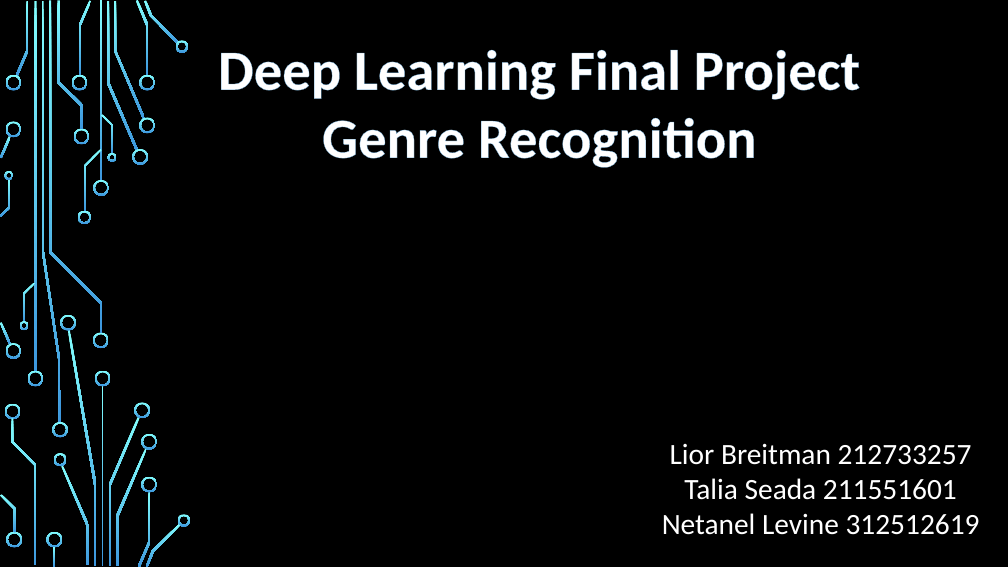
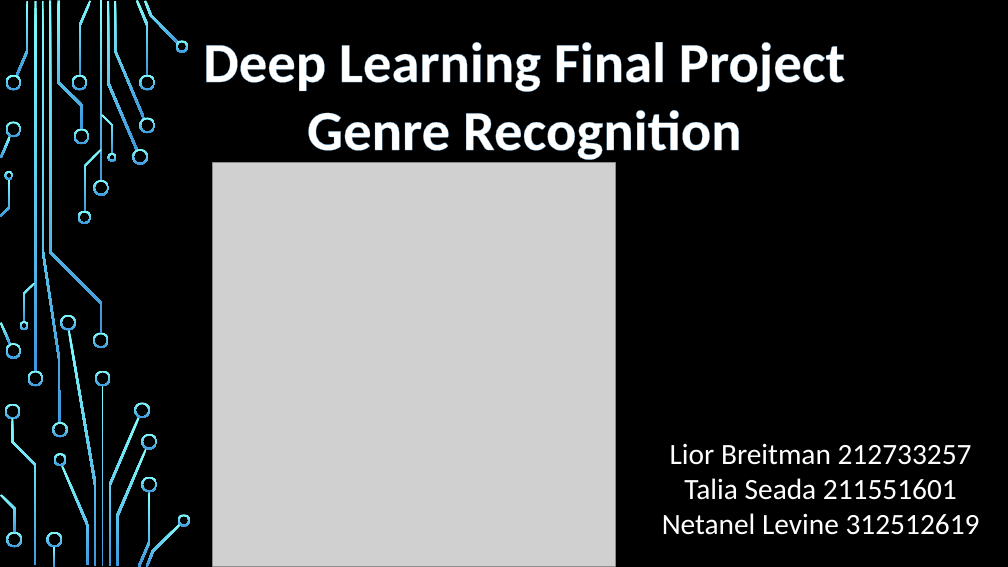
Before and after one commit to netanellevine/Songs_Genres_Classification, a slide deck: slide 1 of Deep learning presentation.pptx. Drawn at 1008x567 pixels with LibreOffice and Linux fonts; fonts in the diff are those of the drawing; grey boxes stand for pictures; background and template pictures are left out. Boxes give left, top, right and bottom in pixels: in the first picture for what was removed or moved away, otherwise in the second. Text is boxed around its words. In the diff, an @@ line names an element or a change of style, - is before the commit and + after.

```diff
--- a/Deep learning presentation.pptx
+++ b/Deep learning presentation.pptx
@@ text "Deep Learning Final Project": place and size @@
-text "Deep Learning Final Project" at [218,50,860,168]
+text "Deep Learning Final Project" at [203,42,845,163]
@@ picture added at [212,163,616,566] @@
```
Also in this commit, not shown: 2 other slides changed.
